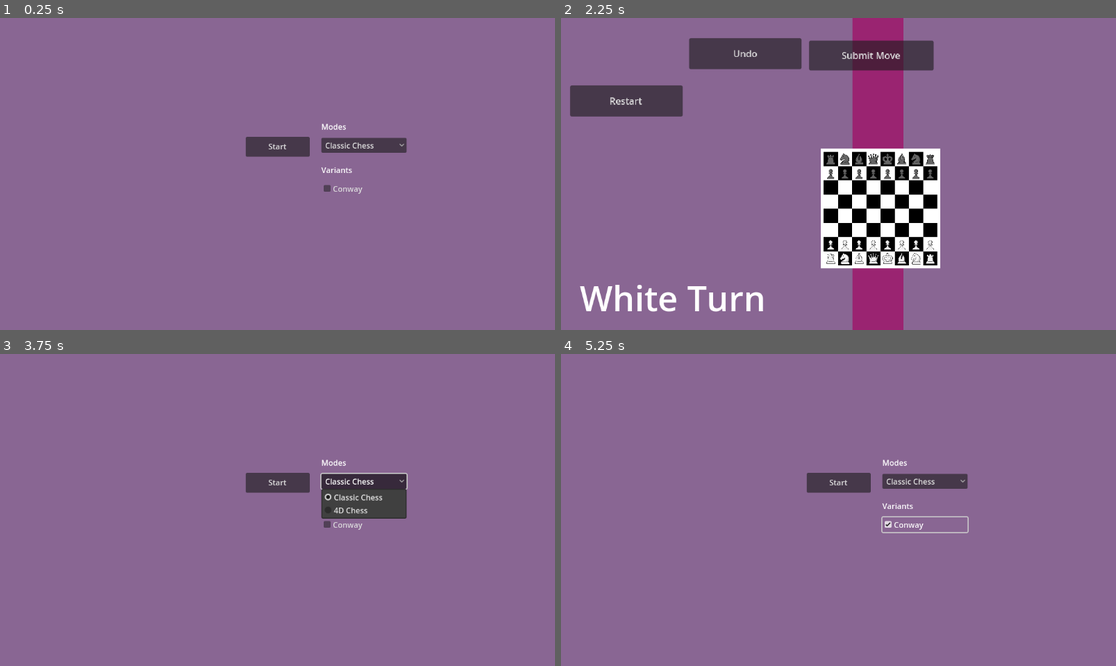
Above: before the commit, frames 1-4 (two rows, left to right).
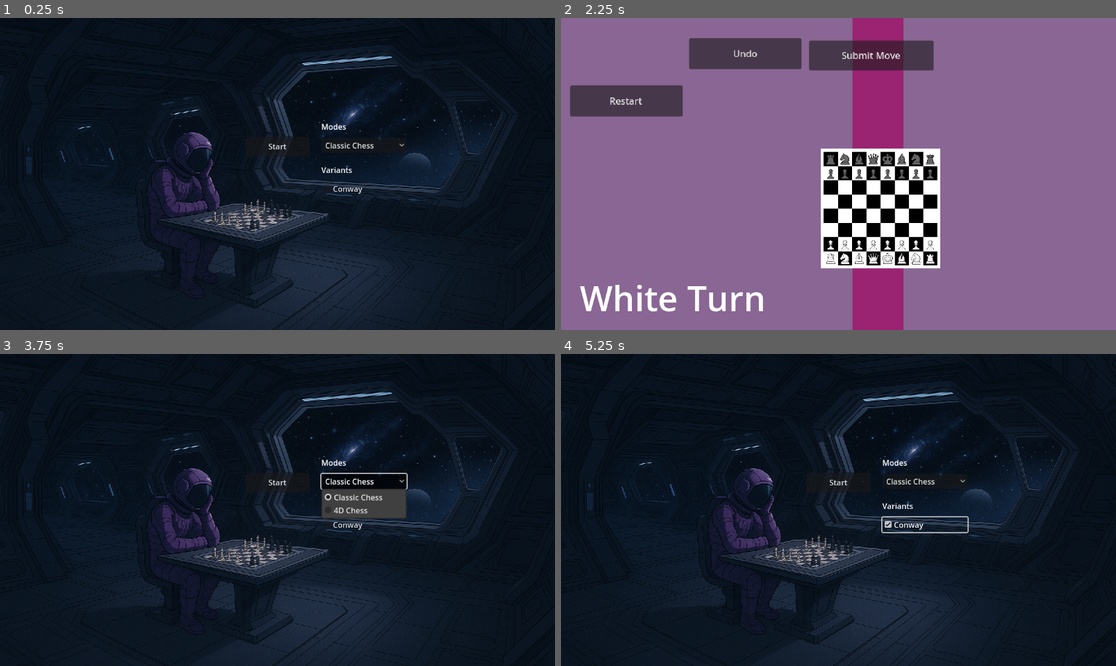
Above: after the commit, the same moments.

Repository: Narik-tech/NarikChess
Game: Godot game, scene res://scenes/main.tscn
Same seed, same stepped clock (60 frames per second), same inputs: the game is played once before the commit and once after it.
Inputs:
- Up to frame 1 (0.25 s): no input
- Up to frame 2 (2.25 s): click "Start" at 0.5 s; click "Restart" at 1.25 s; click "Start" at 2 s
- Up to frame 3 (3.75 s): click "Restart" at 2.75 s; click "Classic Chess" at 3.5 s
- Up to frame 4 (5.25 s): click "Classic Chess" at 4.25 s; click "Conway" at 5 s

The runs differ from the first frame. In frame 1, 100% of the frame differs, in the area x 0-100%, y 0-100%; in frame 2, nothing differs; in frame 3, 98%; in frame 4, 100%.

Commit message:
Add Main Menu background

Diff:
--- a/scenes/main.tscn
+++ b/scenes/main.tscn
@@ -1,6 +1,7 @@
-[gd_scene load_steps=2 format=3 uid="uid://b0lb35vhu6rsl"]
+[gd_scene load_steps=3 format=3 uid="uid://b0lb35vhu6rsl"]
 
 [ext_resource type="Script" uid="uid://bb3xuoi5nvxqo" path="res://scripts/main.gd" id="1_o5qli"]
+[ext_resource type="Texture2D" uid="uid://bomyhj8otrc0n" path="res://sprites/spaceship_chess.png" id="2_0wfyh"]
 
 [node name="Main" type="Node"]
 script = ExtResource("1_o5qli")
@@ -33,6 +34,8 @@
 offset_bottom = 96.0
 grow_horizontal = 2
 grow_vertical = 2
+size_flags_horizontal = 3
+size_flags_vertical = 3
 vertical = true
 
 [node name="Modes" type="VBoxContainer" parent="MainMenu/Options"]
@@ -68,4 +71,16 @@
 layout_mode = 2
 text = "SampleText"
 
+[node name="TextureRect" type="TextureRect" parent="."]
+anchors_preset = 15
+anchor_right = 1.0
+anchor_bottom = 1.0
+grow_horizontal = 2
+grow_vertical = 2
+size_flags_horizontal = 3
+size_flags_vertical = 3
+texture = ExtResource("2_0wfyh")
+expand_mode = 1
+stretch_mode = 6
+
 [connection signal="pressed" from="MainMenu/Start" to="." method="_on_start_pressed"]
Binary file added: sprites/spaceship_chess.png
Not shown, added: sprites/spaceship_chess.png.import
